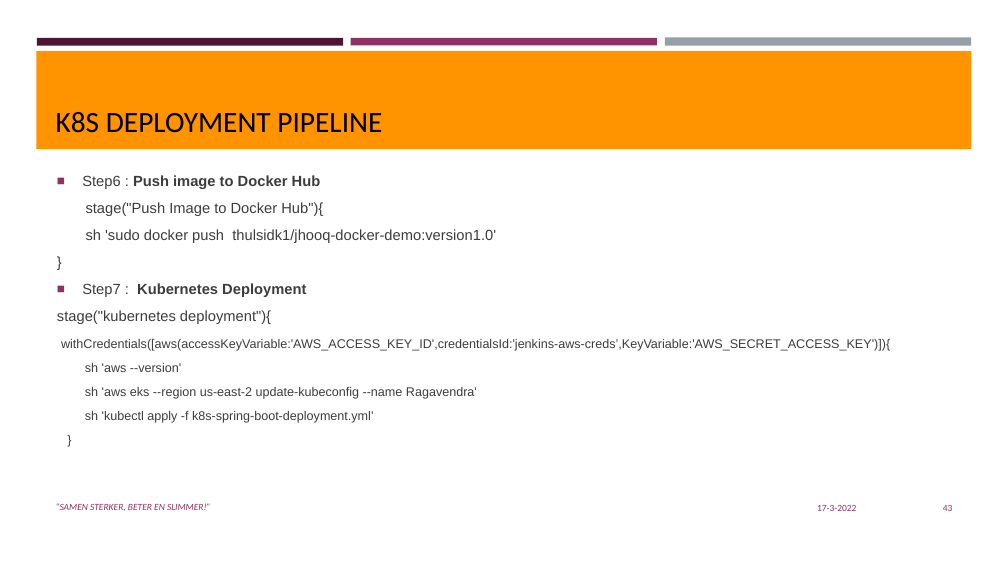
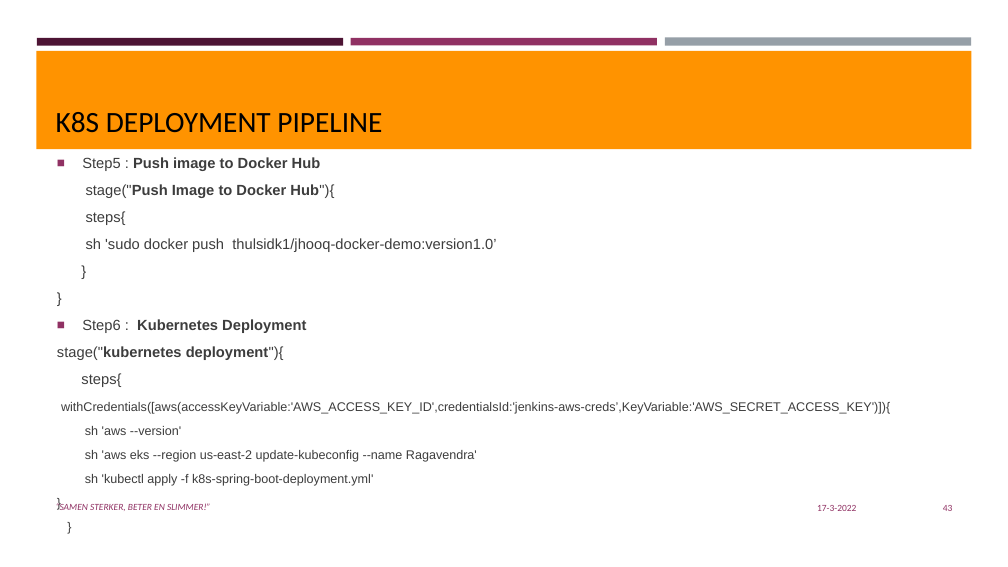
Before and after one commit to thulsidk1/k8s-jenkins-aws, a slide deck: slide 43 of Jenkins-Deploy-toK8S.pptx. Drawn at 1008x567 pixels with LibreOffice and Linux fonts; fonts in the diff are those of the drawing; background and template pictures are left out. Boxes give left, top, right and bottom in pixels: in the first picture for what was removed or moved away, otherwise in the second. Text is boxed around its words. In the diff, an @@ line names an element or a change of style, - is before the commit and + after.

```diff
--- a/Jenkins-Deploy-toK8S.pptx
+++ b/Jenkins-Deploy-toK8S.pptx
@@ text at <box>57,157,890,486</box>: paragraph added @@
+}
@@ text "Step5 : Push image to ...": place and size @@
-text "Step5 : Push image to ..." at <box>57,175,890,423</box>
+text "Step5 : Push image to ..." at <box>57,157,890,486</box>
@@ text at <box>82,157,321,171</box>: text changed @@
-■ Step6 : Push image to Docker Hub
+■ Step5 : Push image to Docker Hub
@@ text at <box>57,184,334,360</box>: bold on in "stage("Push Image to Docker Hub"){", "stage("kubernetes deployment"){" @@
@@ text at <box>86,211,496,252</box>: text changed @@
-sh 'sudo docker push thulsidk1/jhooq-docker-demo:version1.0'
+steps{
+sh 'sudo docker push thulsidk1/jhooq-docker-demo:version1.0’
@@ text at <box>82,319,306,333</box>: text changed @@
-■ Step7 : Kubernetes Deployment
+}
+■ Step6 : Kubernetes Deployment
@@ text at <box>81,373,121,387</box>: paragraph added @@
+steps{
```
Also in this commit, not shown: 9 other slides changed.
